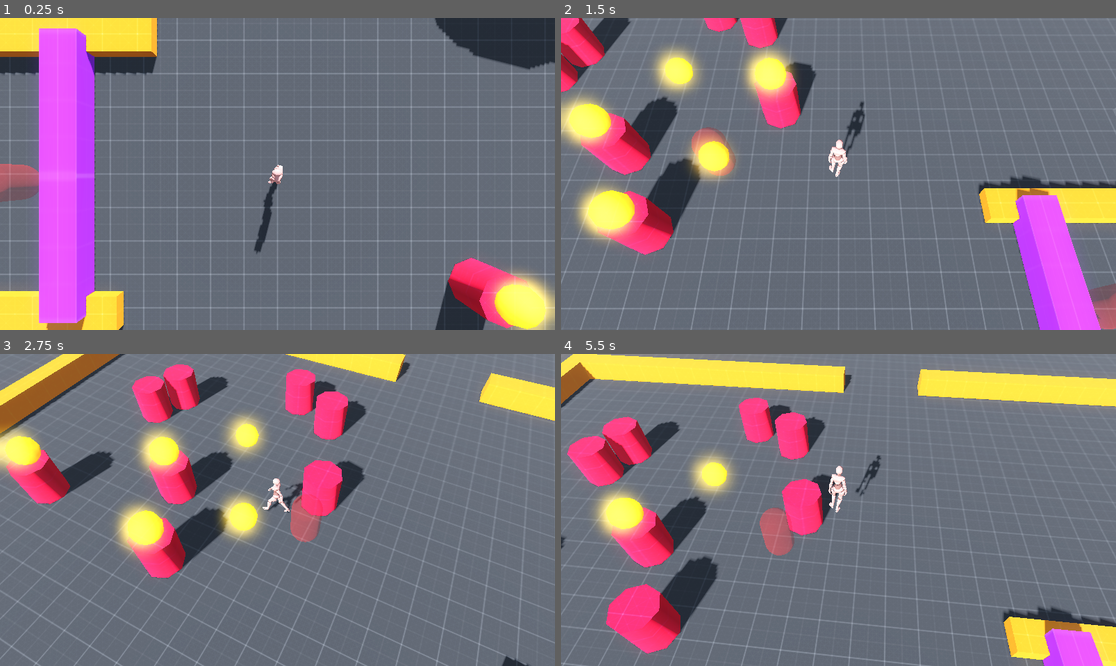
Above: before the commit, frames 1-4 (two rows, left to right).
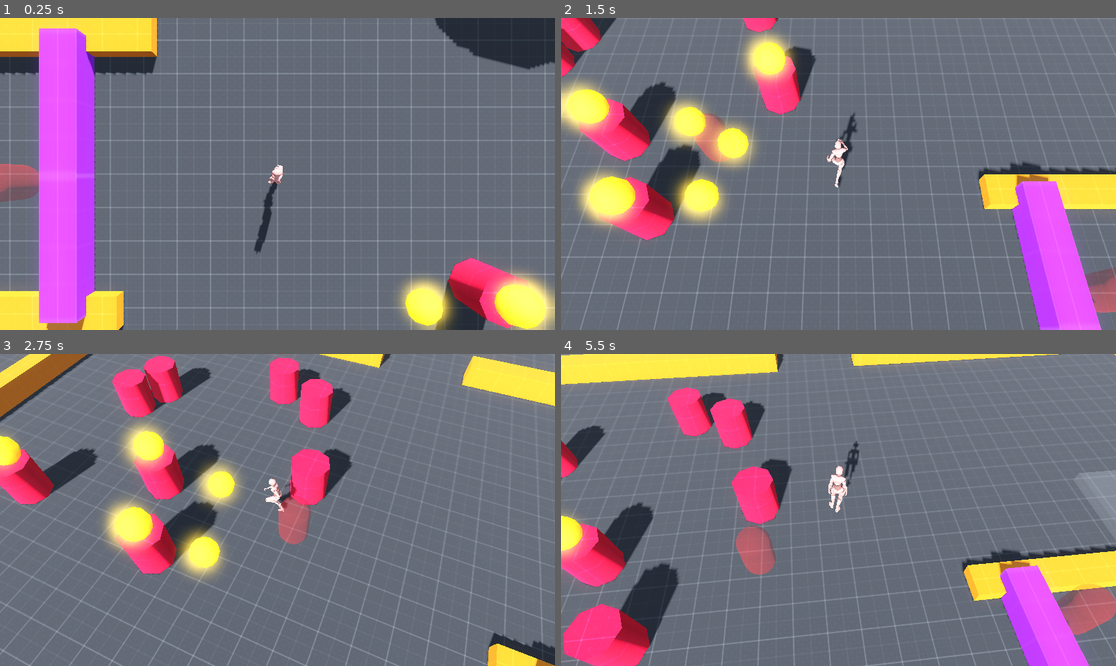
Above: after the commit, the same moments.

Repository: Bloombeard/diamond-heist
Game: Godot game, scene res://scenes/test_arena.tscn
Same seed, same stepped clock (60 frames per second), same inputs: the game is played once before the commit and once after it. This scene is started directly instead of the project's main scene.
Inputs:
- Up to frame 1 (0.25 s): no input
- Up to frame 2 (1.5 s): hold W (move_forward) from 0.53 s (still down); tap F (block, bound only after the commit) at 0.6 s; tap Space (jump) at 0.77, 1.07 s; tap Shift (block, bound only before the commit) at 0.8, 1.35 s
- Up to frame 3 (2.75 s): tap Space (jump) at 1.52, 1.55, 1.82, 2.1 s; release W (move_forward) at 2.03 s; hold A (move_left) from 2.03 s (still down); tap F (block, bound only after the commit) at 2.3 s
- Up to frame 4 (5.5 s): tap F (block, bound only after the commit) at 2.85, 4.35 s; tap Space (jump) at 3.02, 3.32, 3.77, 3.8, 4.07, 4.52, 4.82 s; tap Shift (block, bound only before the commit) at 3.05, 3.6, 5.1 s; release A (move_left) at 3.53 s; hold S (move_backward) 3.53-4.28 s; hold D (move_right) 4.28-5.03 s; hold W (move_forward) from 5.03 s (still down)

The runs differ from the first frame. In frame 1, 1.5% of the frame differs, in the area x 71-83%, y 82-100%; in frame 2, 22%; in frame 3, 28%; in frame 4, 39%, in the area x 0-100%, y 0-100%.

Commit message:
added dash + some slash bugfixing

Diff:
--- a/project.godot
+++ b/project.godot
@@ -85,6 +85,12 @@
 "deadzone": 0.2,
 "events": [Object(InputEventJoypadMotion,"resource_local_to_scene":false,"resource_name":"","device":-1,"axis":5,"axis_value":1.0,"script":null)
 , Object(InputEventJoypadMotion,"resource_local_to_scene":false,"resource_name":"","device":-1,"axis":4,"axis_value":1.0,"script":null)
-, Object(InputEventKey,"resource_local_to_scene":false,"reso …(131 unchanged characters)… d":false,"keycode":0,"physical_keycode":4194325,"key_label":0,"unicode":0,"location":0,"echo":false,"script":null)
+, Object(InputEventKey,"resource_local_to_scene":false,"reso …(131 unchanged characters)… d":false,"keycode":0,"physical_keycode":70,"key_label":0,"unicode":102,"location":0,"echo":false,"script":null)
 ]
 }
+dash={
+"deadzone": 0.2,
+"events": [Object(InputEventKey,"resource_local_to_scene":false,"resource_name":"","device":-1,"window_id":0,"alt_pressed":false,"shift_pressed":false,"ctrl_pressed":false,"meta_pressed":false,"pressed":false,"keycode":0,"physical_keycode":4194325,"key_label":0,"unicode":0,"location":0,"echo":false,"script":null)
+, Object(InputEventJoypadButton,"resource_local_to_scene":false,"resource_name":"","device":-1,"button_index":9,"pressure":0.0,"pressed":true,"script":null)
+]
+}
--- a/scenes/enemy.tscn
+++ b/scenes/enemy.tscn
@@ -133,9 +133,9 @@
 transform = Transform3D(1, 0, 0, 0, 1, 0, 0, 0, 1, 0, 0.9, 0)
 
 [node name="Slasher" parent="enemy_skin" instance=ExtResource("2_4ra3w")]
-fast_attack_length = 80
-fast_first_active_frame = 60
-fast_first_recovery_frame = 65
+fast_attack_length = 40
+fast_first_active_frame = 20
+fast_first_recovery_frame = 25
 slow_attack_length = 40
 slow_first_recovery_frame = 25
 combo_length = 0
--- a/scenes/test_arena.tscn
+++ b/scenes/test_arena.tscn
@@ -282,11 +282,11 @@
 player_path = NodePath("../../Player")
 
 [node name="ItemPickup" parent="." instance=ExtResource("12_xiblw")]
-transform = Transform3D(1, 0, 0, 0, 1, 0, 0, 0, 1, 5.6386786, 0.50000113, -4.1030374)
+transform = Transform3D(1, 0, 0, 0, 1, 0, 0, 0, 1, 6.4499445, 0.50000113, -5.01831)
 pickup_type = 2
 
 [node name="ItemPickup2" parent="." instance=ExtResource("12_xiblw")]
-transform = Transform3D(1, 0, 0, 0, 1, 0, 0, 0, 1, 9.419526, 0.5000005, -6.0923977)
+transform = Transform3D(1, 0, 0, 0, 1, 0, 0, 0, 1, 3.7623405, 0.5000005, -4.155984)
 pickup_type = 1
 
 [node name="ItemPickup3" parent="." instance=ExtResource("12_xiblw")]
@@ -304,5 +304,9 @@
 [node name="ItemPickup6" parent="." instance=ExtResource("12_xiblw")]
 transform = Transform3D(1, 0, 0, 0, 1, 0, 0, 0, 1, 3.8019736, 2.0500004, -11.60444)
 
+[node name="ItemPickup7" parent="." instance=ExtResource("12_xiblw")]
+transform = Transform3D(1, 0, 0, 0, 1, 0, 0, 0, 1, 5.6016755, 0.5000002, -3.462709)
+pickup_type = 3
+
 [connection signal="body_entered" from="Area3D" to="." method="_on_area_3d_body_entered"]
 [connection signal="body_exited" from="Area3D" to="." method="_on_area_3d_body_exited"]
--- a/scripts/enemy.gd
+++ b/scripts/enemy.gd
@@ -169,11 +169,6 @@
 
 	move_and_slide()
 
-	if slasher:
-		if slasher.combo_timer == 0:
-			rune_clear()
-
-
 func _on_hitbox_area_entered(area: Area3D) -> void:
 	slasher = area.get_parent()
 
@@ -210,7 +205,6 @@
 				Vector2(-1,1):
 					pattern.set("sw",true)
 					$Rune/SW.visible = true
-		if slasher.combo_counter > 1:
 			rune_handling(slasher)
 
 func rune_handling(slasher) -> void:
@@ -231,10 +225,12 @@
 			statem.ded_state = statem.DED_CUBE
 			slasher.combo_counter = 0
 			pattern.clear()
-		else:
-			pattern.clear()
-			rune_clear()
-	elif pattern.size() > 4:
+	elif pattern.size() >= 6:
+		pattern.clear()
+		slasher.combo_counter = 0
+		rune_clear()
+
+	if slasher.combo_counter == 0:
 		pattern.clear()
 		rune_clear()
 
--- a/scripts/item_pickup.gd
+++ b/scripts/item_pickup.gd
@@ -1,6 +1,6 @@
 extends Node3D
 
-enum Pickups {ARMOR, SWORD, JUMP, SPIN, BUBBLE, BOMB, CUBE, LINK}
+enum Pickups {ARMOR, SWORD, JUMP, DASH, SPIN, BUBBLE, BOMB, CUBE, LINK}
 
 @export var pickup_type: Pickups
 
@@ -20,6 +20,9 @@
 			Pickups.JUMP:
 				PlayerVariables.has_jump = true
 				print("JUMP")
+			Pickups.DASH:
+				PlayerVariables.has_dash = true
+				print("DASH")
 			Pickups.SPIN:
 				PlayerVariables.has_spin = true
 				print("SPIN")
--- a/scripts/player.gd
+++ b/scripts/player.gd
@@ -89,7 +89,7 @@
 	move_direction.y = 0.0
 	move_direction = move_direction.normalized()
 
-	if move_direction != Vector3.ZERO:
+	if move_direction != Vector3.ZERO and statem.atk_state <= statem.ATK_STARTUP:
 		last_movement_direction = move_direction
 
 	# ATTACKING
@@ -128,7 +128,7 @@
 			jump_buffer = true
 			jump_or_dash = false
 			get_tree().create_timer(jump_buffer_time).timeout.connect(on_jump_buffer_timeout)
-		elif Input.is_action_just_pressed("block"):
+		elif Input.is_action_just_pressed("dash"):
 			jump_buffer = true
 			jump_or_dash = true
 			get_tree().create_timer(jump_buffer_time).timeout.connect(on_jump_buffer_timeout)
@@ -171,10 +171,7 @@
 		move_speed = 0
 		# current_animation = stagger_animation_name
 	elif statem.state == statem.ATTACKING:
-		if statem.atk_state == statem.ATK_STARTUP:
-			move_speed = run_speed * 2
-		else:
-			move_speed = 0
+		move_speed = walk_speed
 		move_direction = last_movement_direction
 		current_animation = walk_animation_name
 	elif statem.state == statem.JUMPING:
--- a/scripts/player_variables.gd
+++ b/scripts/player_variables.gd
@@ -3,8 +3,8 @@
 var armor: int
 var max_armor := 2
 var has_sword: bool
-var has_jump := true
-var has_dash := true
+var has_jump: bool
+var has_dash: bool
 var has_spin: bool # not implemented
 var has_bubble: bool
 var has_bomb: bool
--- a/scripts/slasher.gd
+++ b/scripts/slasher.gd
@@ -107,7 +107,6 @@
 				combo_history.clear()
 				combo_timer = 0
 				combo_counter = 0
-			print(combo_history)
 
 
 func attack_display() -> void:
